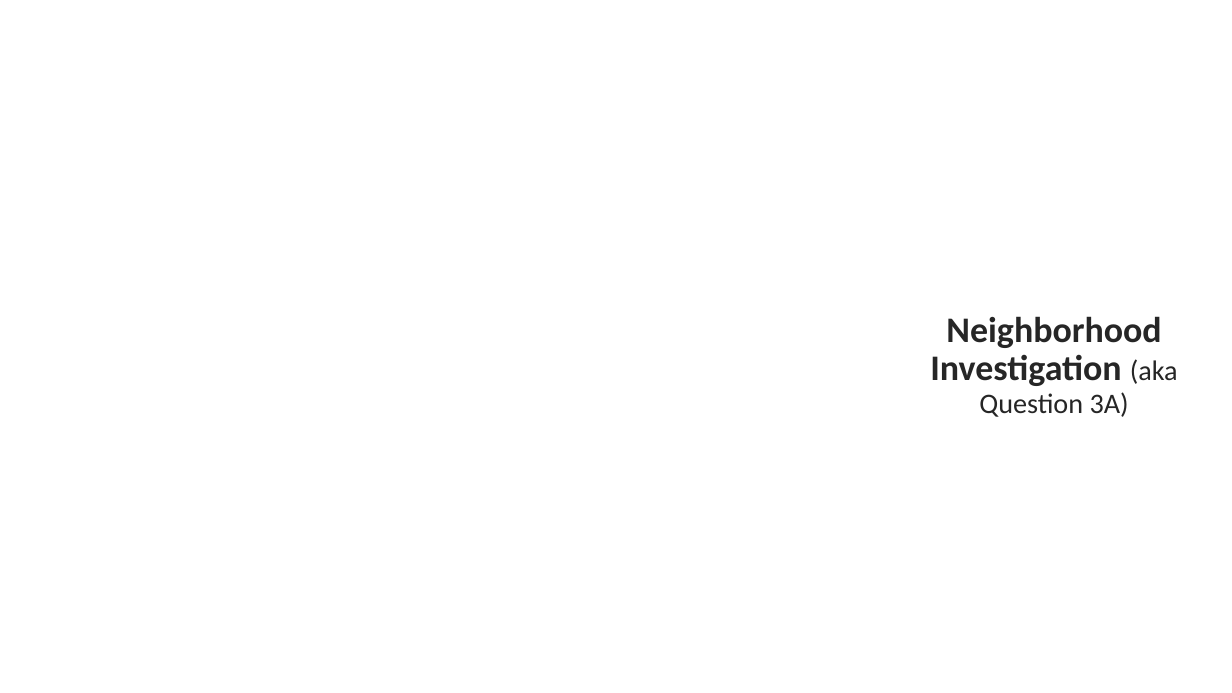
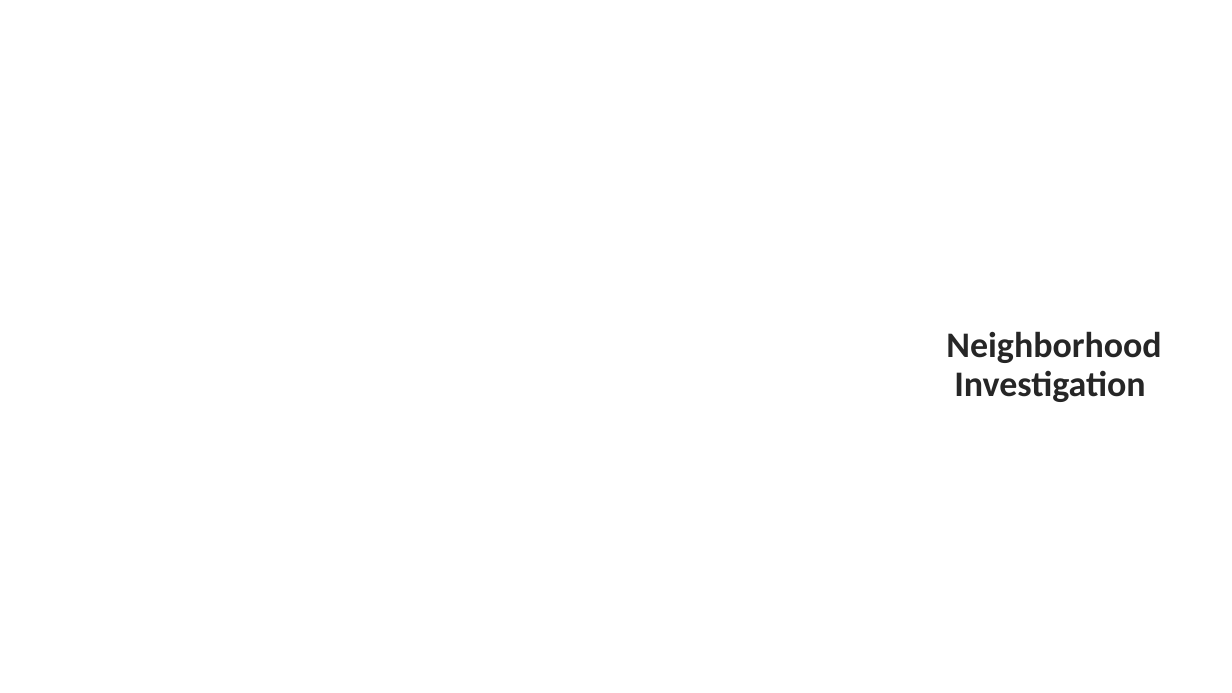
Before and after one commit to neha-nayeem/Project-01, a slide deck: slide 11 of Presentation - Project 01.pptx. Drawn at 1232x693 pixels with LibreOffice and Linux fonts; fonts in the diff are those of the drawing; background and template pictures are left out. Boxes give left, top, right and bottom in pixels: in the first picture for what was removed or moved away, otherwise in the second. Text is boxed around its words. In the diff, an @@ line names an element or a change of style, - is before the commit and + after.

```diff
--- a/Presentation - Project 01.pptx
+++ b/Presentation - Project 01.pptx
@@ title at (946,331,1161,402): text changed @@
-Neighborhood Investigation (aka Question 3A)
+Neighborhood Investigation
```
Also in this commit, not shown: 17 other slides changed.
